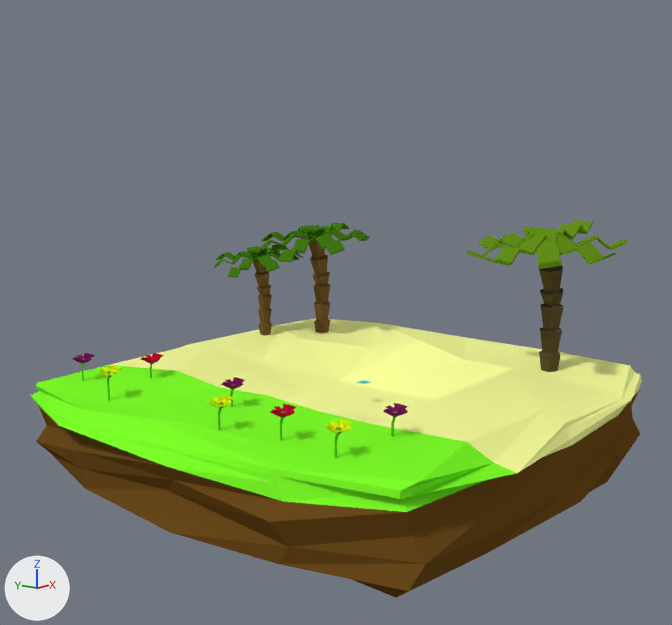
Two versions of the Blender file 01-Models/JM-SommerInselFertig.blend, one commit apart.
Camera for both pictures: a 50 mm camera at (-19.72, -15.56, 9.35) aimed at (-0.11, 0.4, 4.52). Lighting does not change. The marker at lower left points along +X, +Y and +Z.

In view in the first picture: 'Cube', 'Palme1.000', 'Palme1.1', 'Palme2.1', 'SommerBlume1', 'SommerBlume1.001', 'SommerBlume2', 'SommerBlume2.001', 'SommerBlume2.002'.
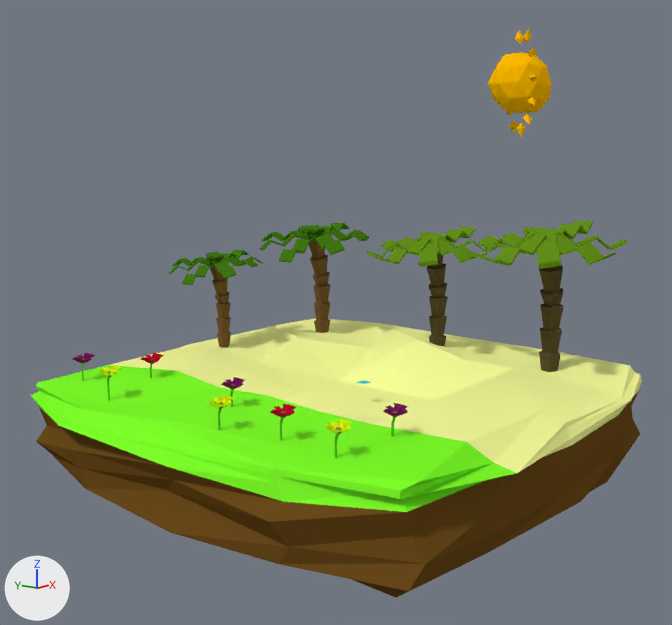
ob_strahlen is not drawn itself; it is the parent of ob_sphere_010, ob_sphere_009, ob_sphere_008, ob_sphere_007, ob_sphere_006, ob_sphere_005, ob_sphere_004, ob_sphere_003.

Location of each change, (x1, y1, x2, y2) in pixels of the pictures (672 x 625 px):
'Palme1.000', moved: before (214, 245, 303, 336); after (169, 250, 263, 347)
'Palme2.000', added: after (367, 227, 488, 346)
'Sonne', added: after (488, 28, 551, 137)
'SommerBlume2.002', moved, turned, rescaled: (383, 403, 408, 437) in both
'SommerBlume1.001', moved, turned, rescaled: (270, 404, 296, 441) in both
'SommerBlume2', moved, turned, rescaled: (221, 377, 245, 407) in both
'SommerBlume2.001', moved, turned, rescaled: (72, 353, 95, 381) in both
'SommerBlume1', moved, turned, rescaled: (141, 353, 163, 378) in both
part 1 of me_sphere_002, added: after (522, 28, 532, 43)
part 2 of me_sphere_001, added: after (527, 47, 537, 57)

What changed in the scene script:
```text
Change me_sphere_001:
    used by ob_sphere_001; location = (0.0394, -0.283, 2.731); scale = (-0.354, -0.354, -0.354)
    remove me_sphere_001.from_pydata(...)  # 482 vertices, 512 faces; spans x -1.0..1.0, y -1.0..1.0, z -1.0..1.0
    remove me_sphere_001.materials.append(mat_material_008)  # brown #796448
    add me_sphere_001.from_pydata(...)  # 10 vertices, 12 faces; spans x -0.16..0.08, y -0.03..0.03, z -0.06..0.06
    me_sphere_001 part 2: 10 vertices added at x -0.16..0.08, y -0.03..0.03, z -0.06..0.06
    add me_sphere_001.materials.append(mat_sonne)  # yellow #ffbb00
Change me_sphere_002:
    used by ob_sphere_002; location = (0.0394, -0.283, 2.731); scale = (-0.354, -0.354, -0.354)
    remove me_sphere_002.from_pydata(...)  # 482 vertices, 512 faces; spans x -1.0..1.0, y -1.0..1.0, z -1.0..1.0
    remove me_sphere_002.materials.append(mat_material_011)  # brown #796448
    add me_sphere_002.from_pydata(...)  # 10 vertices, 12 faces; spans x -0.16..0.08, y -0.03..0.03, z -0.06..0.06
    me_sphere_002 part 1: 10 vertices added at x -0.16..0.08, y -0.03..0.03, z -0.06..0.06
    add me_sphere_002.materials.append(mat_sonne)  # yellow #ffbb00
Add me_sphere_003:
    me_sphere_003.from_pydata([(0.017, 0.0, -0.044), (0.078, 0.0, -0.004), (0.0, 0.029, 0.0), (0.02, 0.022, -0.001), (0.003, 0.0, 0.055), (0.022, 0.0, 0.042), (0.0, -0.029, 0.0), (0.02, -0.022, -0.001), (-0.156, 0.0, 0.009), (-0.003, 0.0, -0.055)], [], [(3, 2, 4, 5), (5, 4, 6, 7), (1, 0, 3), (0, 9, 2, 3), (9, 8, 2), (1, 3, 5), (2, 8, 4), (1, 5, 7), (4, 8, 6), (1, 7, 0), (7, 6, 9, 0), (6, 8, 9)])
    me_sphere_003.materials.append(mat_sonne)  # yellow #ffbb00
Add col_sonne:
    col_sonne = bpy.data.collections.new('Sonne')
    col_sonne.objects.link(ob_strahlen)
    col_sonne.objects.link(ob_sphere_010)
    col_sonne.objects.link(ob_sphere_009)
    col_sonne.objects.link(ob_sphere_008)
    col_sonne.objects.link(ob_sphere_007)
    col_sonne.objects.link(ob_sphere_006)
    col_sonne.objects.link(ob_sphere_005)
    col_sonne.objects.link(ob_sphere_004)
    col_sonne.objects.link(ob_sphere_003)
    col_sonne.objects.link(ob_sphere_002)
    col_sonne.objects.link(ob_sphere_001)
    col_sonne.objects.link(ob_sonne_001)
Change ob_palme1_000:
    ob_palme1_000.location: (2.32, 5.41, 4.16) -> (0.43, 5.41, 4.16)
Change ob_sphere_001:
    ob_sphere_001.location: (0.0394, -0.283, 2.731) -> (-0.604, 0.284, 1.915)
    ob_sphere_001.rotation_euler: (0.0, 0.0, 0.0) -> (0.0, 0.495, 0.0)  # degrees (0, 0, 0) -> degrees (0, 28, 0)
    ob_sphere_001.scale: (-0.354, -0.354, -0.354) -> (1.0, 2.63, 1.0)
Change ob_sphere_002:
    ob_sphere_002.location: (0.0394, -0.283, 2.731) -> (-0.293, 0.284, 2.165)
    ob_sphere_002.rotation_euler: (0.0, 0.0, 0.0) -> (0.0, 1.026, 0.0)  # degrees (0, 0, 0) -> degrees (0, 59, 0)
    ob_sphere_002.scale: (-0.354, -0.354, -0.354) -> (1.0, 2.63, 1.0)
Add ob_sonne_001:
    ob_sonne_001 = bpy.data.objects.new('Sonne.001', me_icosphere)  # 42 vertices, 80 faces; spans x -0.481..0.459, y -0.497..0.524, z -0.46..0.473; in mat_sonne (yellow #ffbb00)
    ob_sonne_001.location = (0.014, 0.283, 1.509)
Add ob_sphere_003:
    ob_sphere_003 = bpy.data.objects.new('Sphere.003', me_sphere_003)
    ob_sphere_003.parent = ob_strahlen
    ob_sphere_003.location = (0.154, 0.284, 2.195)
    ob_sphere_003.rotation_euler = (0.0, 1.828, 0.0)  # degrees (0, 105, 0)
    ob_sphere_003.scale = (1.0, 2.63, 1.0)
Add ob_strahlen:
    ob_strahlen = bpy.data.objects.new('Strahlen', me_sphere_003.copy())
    ob_strahlen.location = (-0.724, 0.284, 1.55)
    ob_strahlen.scale = (1.0, 2.63, 1.0)
Add ob_sphere_004:
    ob_sphere_004 = bpy.data.objects.new('Sphere.004', me_sphere_003.copy())
    ob_sphere_004.parent = ob_strahlen
    ob_sphere_004.location = (0.569, 0.284, 1.923)
    ob_sphere_004.rotation_euler = (0.0, 2.542, 0.0)  # degrees (0, 146, 0)
    ob_sphere_004.scale = (1.0, 2.63, 1.0)
Add ob_sphere_005:
    ob_sphere_005 = bpy.data.objects.new('Sphere.005', me_sphere_003.copy())
    ob_sphere_005.parent = ob_strahlen
    ob_sphere_005.location = (0.665, 0.284, 1.561)
    ob_sphere_005.rotation_euler = (0.0, 2.982, 0.0)  # degrees (0, 171, 0)
    ob_sphere_005.scale = (1.0, 2.63, 1.0)
Add ob_sphere_006:
    ob_sphere_006 = bpy.data.objects.new('Sphere.006', me_sphere_003.copy())
    ob_sphere_006.parent = ob_strahlen
    ob_sphere_006.location = (0.577, 0.284, 1.111)
    ob_sphere_006.rotation_euler = (0.0, 3.66, 0.0)  # degrees (0, 210, 0)
    ob_sphere_006.scale = (1.0, 2.63, 1.0)
Add ob_sphere_007:
    ob_sphere_007 = bpy.data.objects.new('Sphere.007', me_sphere_003.copy())
    ob_sphere_007.parent = ob_strahlen
    ob_sphere_007.location = (0.32, 0.284, 0.878)
    ob_sphere_007.rotation_euler = (0.0, 4.155, 0.0)  # degrees (0, 238, 0)
    ob_sphere_007.scale = (1.0, 2.63, 1.0)
Add ob_sphere_008:
    ob_sphere_008 = bpy.data.objects.new('Sphere.008', me_sphere_003.copy())
    ob_sphere_008.parent = ob_strahlen
    ob_sphere_008.location = (-0.135, 0.284, 0.828)
    ob_sphere_008.rotation_euler = (0.0, 4.788, 0.0)  # degrees (0, 274, 0)
    ob_sphere_008.scale = (1.0, 2.63, 1.0)
Add ob_sphere_009:
    ob_sphere_009 = bpy.data.objects.new('Sphere.009', me_sphere_003.copy())
    ob_sphere_009.parent = ob_strahlen
    ob_sphere_009.location = (-0.492, 0.284, 0.974)
    ob_sphere_009.rotation_euler = (0.0, 5.476, 0.0)  # degrees (0, 314, 0)
    ob_sphere_009.scale = (1.0, 2.63, 1.0)
Add ob_sphere_010:
    ob_sphere_010 = bpy.data.objects.new('Sphere.010', me_sphere_003.copy())
    ob_sphere_010.parent = ob_strahlen
    ob_sphere_010.location = (-0.687, 0.284, 1.222)
    ob_sphere_010.rotation_euler = (0.0, 5.796, 0.0)  # degrees (0, 332, 0)
    ob_sphere_010.scale = (1.0, 2.63, 1.0)
Add ob_sonne:
    ob_sonne = bpy.data.objects.new('Sonne', None)
    ob_sonne.location = (7.58, -1.51, 7.89)
    ob_sonne.rotation_euler = (0.0, 0.0, -5.538)  # degrees (0, 0, -317)
    ob_sonne.scale = (2.0, 2.0, 2.0)
    ob_sonne.instance_type = 'COLLECTION'
    ob_sonne.instance_collection = col_sonne
Add ob_palme2_000:
    ob_palme2_000 = bpy.data.objects.new('Palme2.000', None)
    ob_palme2_000.location = (3.85, -0.39, 4.53)
    ob_palme2_000.scale = (0.504, 0.504, 0.504)
    ob_palme2_000.instance_type = 'COLLECTION'
    ob_palme2_000.instance_collection = col_palme2_1
```
